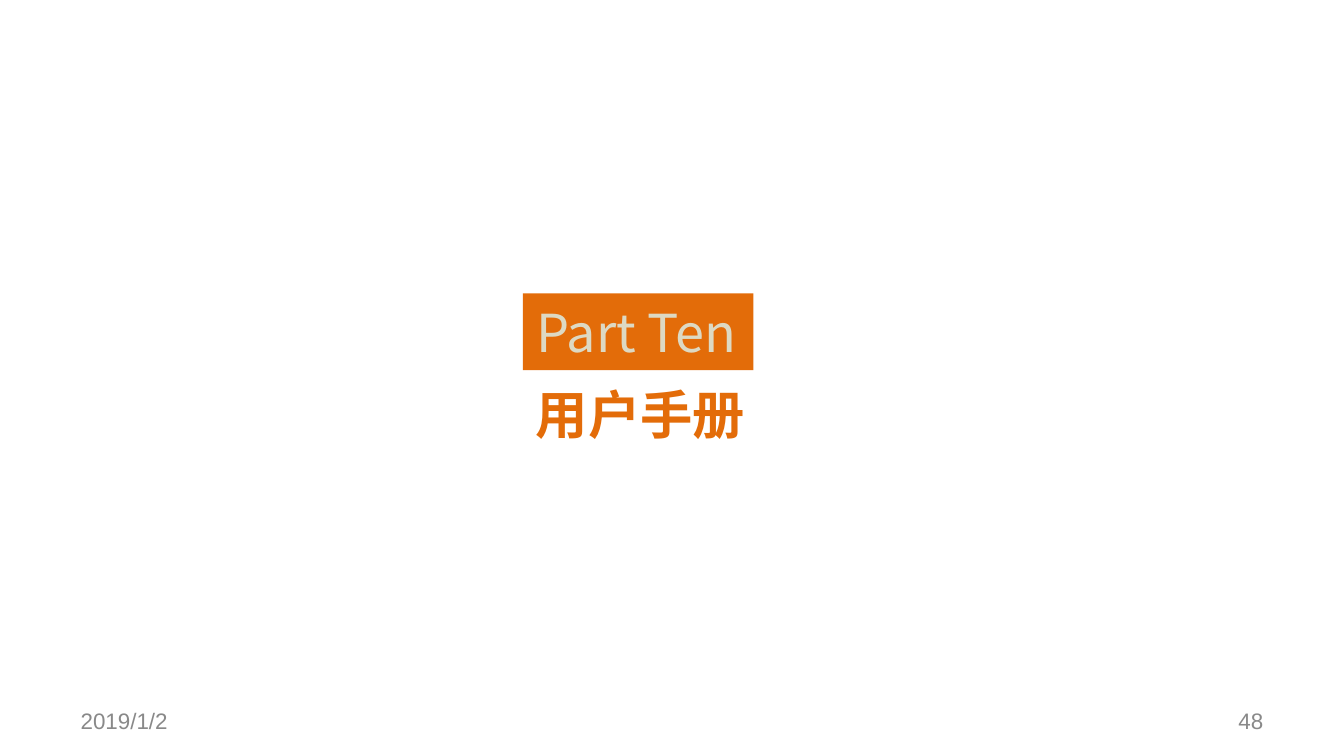
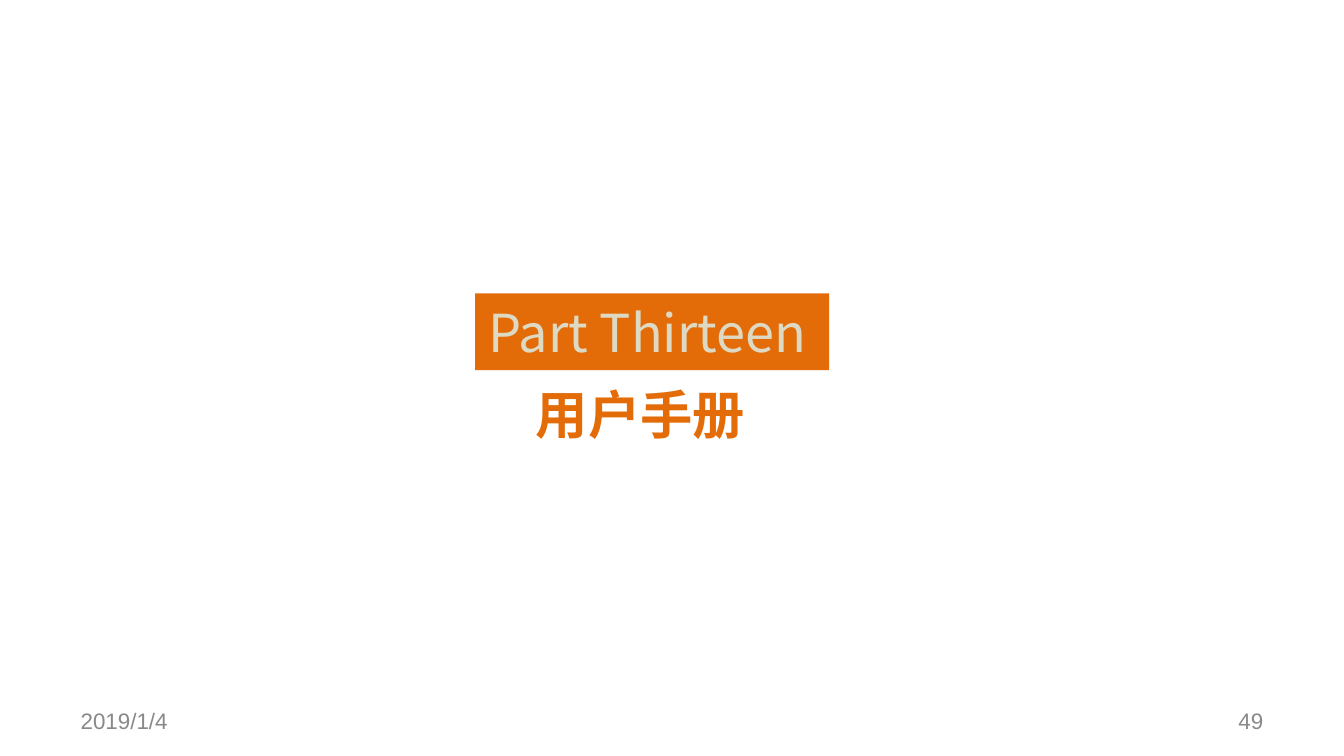
Before and after one commit to SoftwareRequirtmentsG02/Document, a slide deck: slide 49 of 案例教学系统/受控文档/分析设计/PPT/PRD2018-G02-SRS评审PPT.pptx (slide 48 before the commit). Drawn at 1344x756 pixels with LibreOffice and Linux fonts; fonts in the diff are those of the drawing; background and template pictures are left out. Boxes give left, top, right and bottom in pixels: in the first picture for what was removed or moved away, otherwise in the second. Text is boxed around its words. In the diff, an @@ line names an element or a change of style, - is before the commit and + after.

```diff
--- a/案例教学系统/受控文档/分析设计/PPT/PRD2018-G02-SRS评审PPT.pptx
+++ b/案例教学系统/受控文档/分析设计/PPT/PRD2018-G02-SRS评审PPT.pptx
@@ rectangle "Part Thirteen": place and size @@
-rectangle "Part Thirteen" at [523, 293, 754, 370]
+rectangle "Part Thirteen" at [474, 293, 828, 370]
@@ text in rectangle at [488, 310, 806, 353]: text changed @@
-Part Ten
+Part Thirteen
@@ text at [81, 713, 168, 729]: text changed @@
-2019/1/2
+2019/1/4
@@ page number at [1238, 713, 1263, 729]: text changed @@
-48
+49
```
Also in this commit, not shown: 49 other slides changed, 9 slides added, 3 slides removed, 1 other file.
